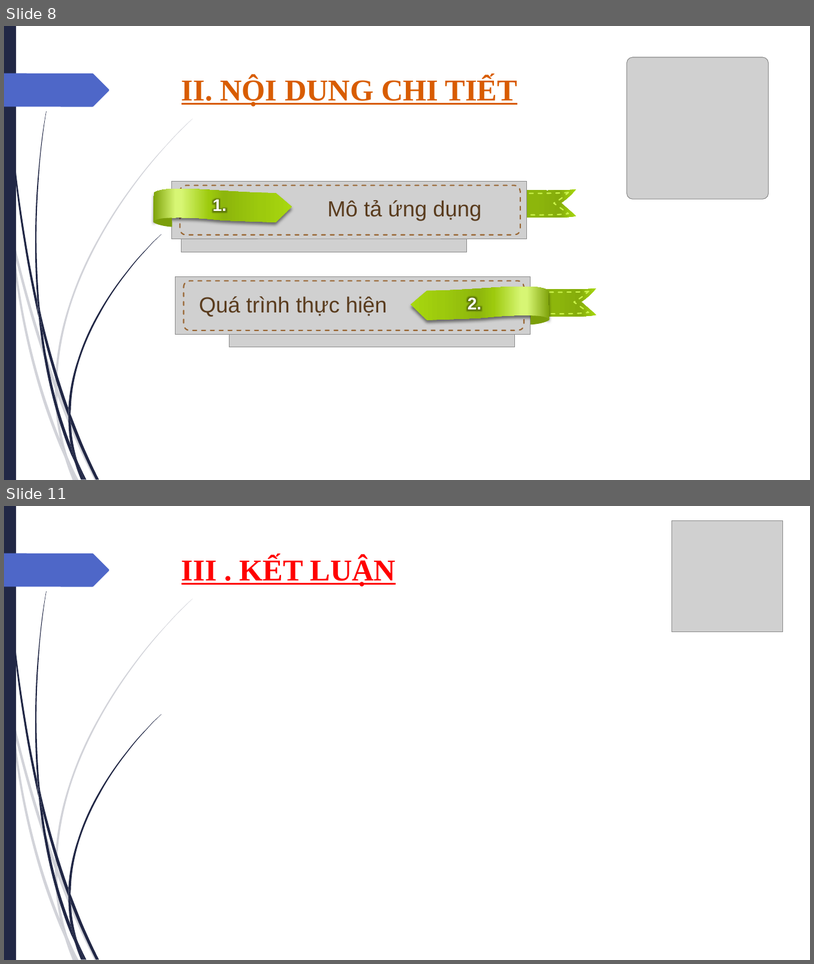
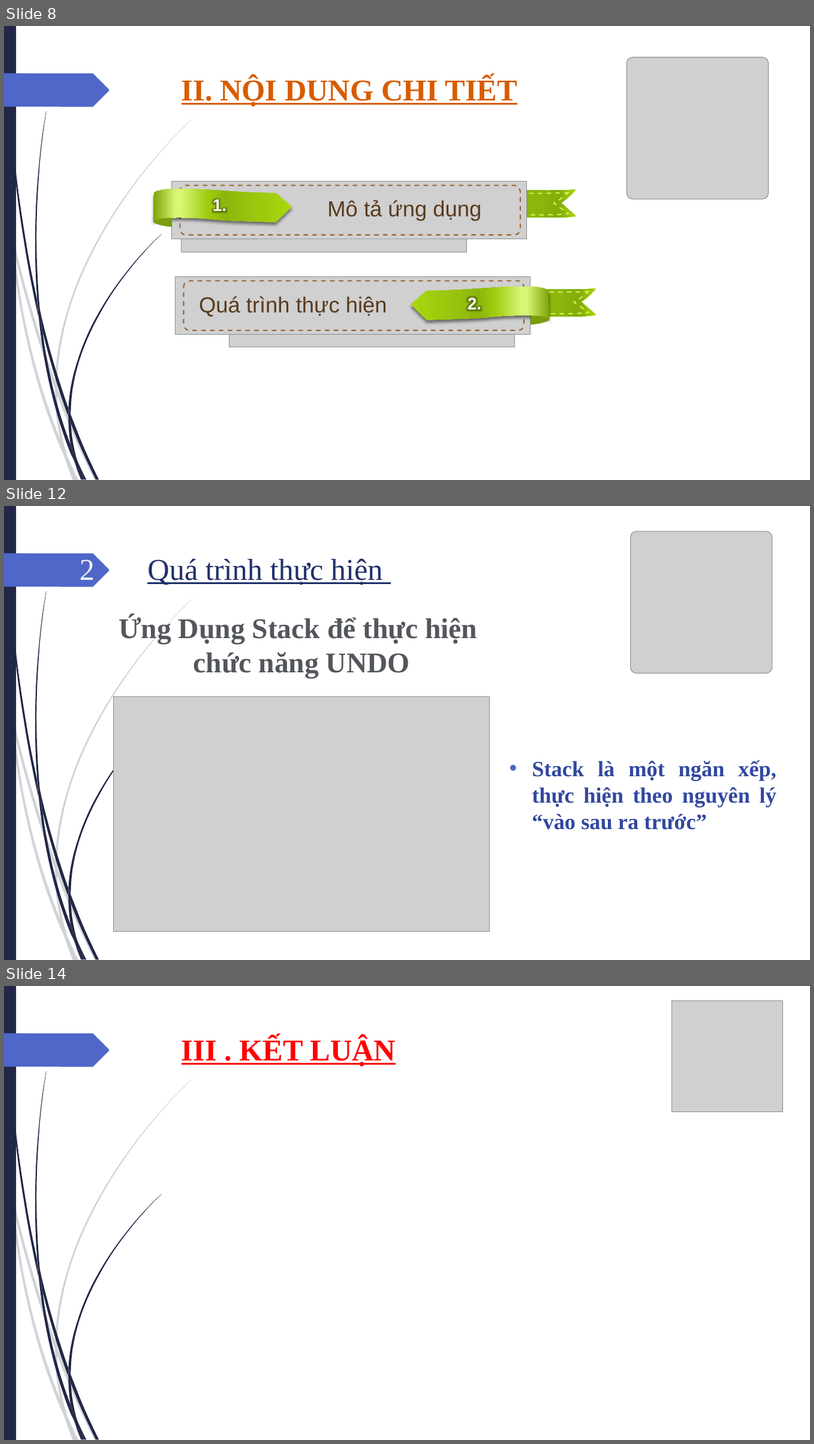
Before and after one commit to 17110144/caro-game-one-player, a slide deck: SLIDE GAME CARO ONE PLAYER.pptx. Shown one above the other, each under a label of ours: slides 8 and 11 before the commit, slides 8, 12 and 14 after it; the slides between them are not shown. The pictures are 814x964 and 814x1444 pixels, drawn with LibreOffice and Linux fonts; fonts in the diff are those of the drawing; grey boxes stand for pictures; background and template pictures are left out. Boxes give left, top, right and bottom in pixels: in the first picture for what was removed or moved away, otherwise in the second. Text is boxed around its words. In the diff, an @@ line names an element or a change of style, - is before the commit and + after.

```diff
--- a/SLIDE GAME CARO ONE PLAYER.pptx
+++ b/SLIDE GAME CARO ONE PLAYER.pptx
@@ slide 12 added at bbox=[4, 506, 810, 960], background picture (left out); not listed: 24 template elements that a slide beside it also shows @@
@@ picture added at bbox=[631, 531, 772, 673] @@
@@ title added at bbox=[80, 559, 383, 586], 36 pt, text #21306A, underline @@
+2 Quá trình thực hiện
@@ text added at bbox=[119, 616, 477, 679], 34 pt, text gradient #53575C to #C5C7CA, bold @@
+Ứng Dụng Stack để thực hiện
+chức năng UNDO
@@ picture added at bbox=[113, 697, 490, 931] @@
@@ text added at bbox=[532, 760, 777, 829], 26 pt, text #31489F, bold @@
+• Stack là một ngăn xếp, thực hiện theo nguyên lý “vào sau ra trước”
@@ what was slide 11 is now slide 14 @@
```
Also in this commit, not shown: 2 slides changed, 2 other slides added, 2 other files.
